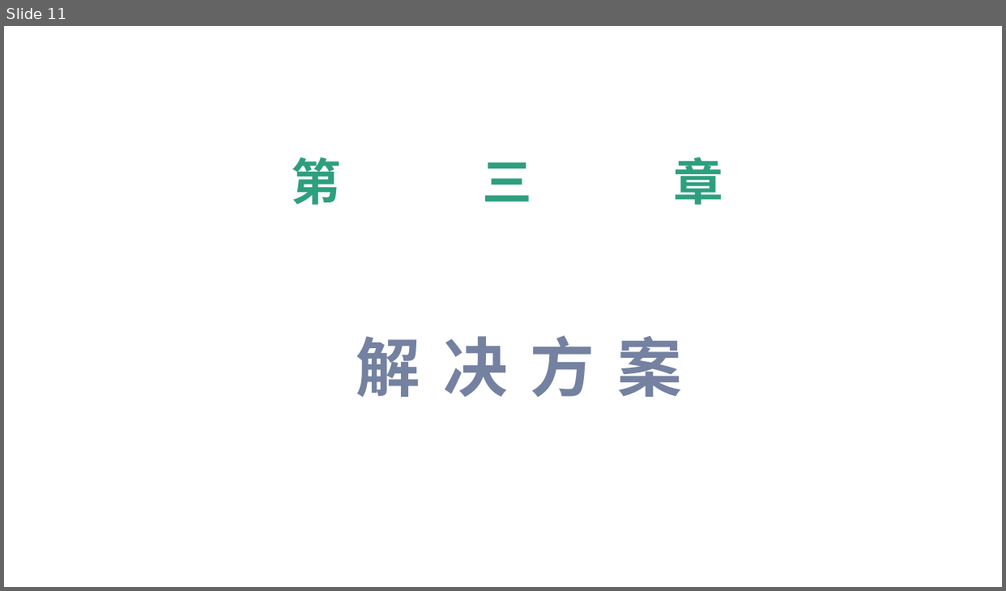
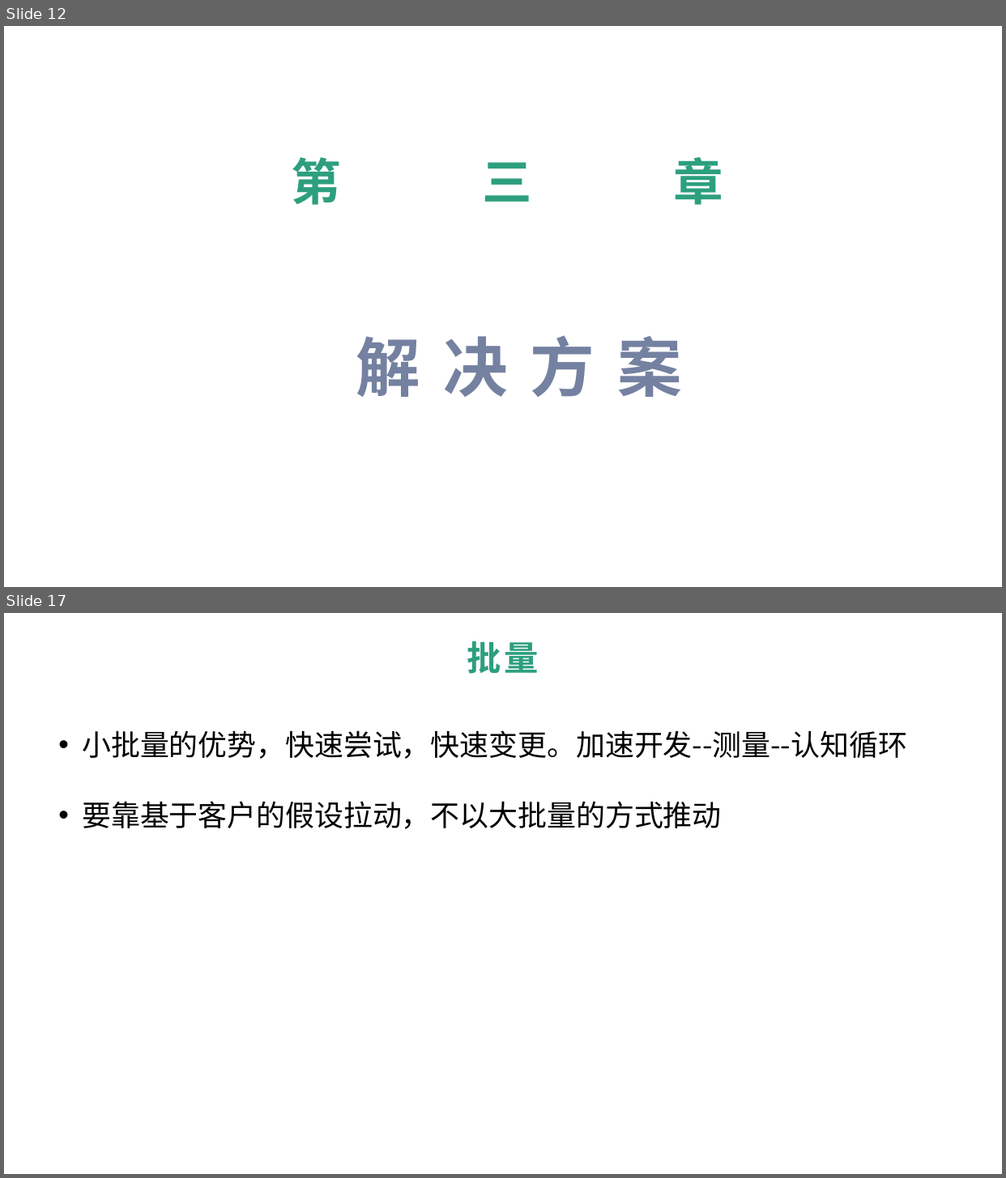
Before and after one commit to tigerlw/product-design, a slide deck: Lean_agile.pptx. Shown one above the other, each under a label of ours: slide 11 before the commit, slides 12 and 17 after it; the slides between them are not shown. The pictures are 1006x591 and 1006x1178 pixels, drawn with LibreOffice and Linux fonts; fonts in the diff are those of the drawing; background and template pictures are left out. Boxes give left, top, right and bottom in pixels: in the first picture for what was removed or moved away, otherwise in the second. Text is boxed around its words. In the diff, an @@ line names an element or a change of style, - is before the commit and + after.

```diff
--- a/Lean_agile.pptx
+++ b/Lean_agile.pptx
@@ slide 17 added at box(4, 613, 1002, 1174), background picture (left out) @@
@@ text added at box(467, 641, 539, 674), 33 pt, text #2D9F7E, bold @@
+批量
@@ text added at box(82, 730, 907, 829), 28 pt, text #000000 @@
+• 小批量的优势，快速尝试，快速变更。加速开发--测量--认知循环
+• 要靠基于客户的假设拉动，不以大批量的方式推动
@@ what was slide 11 is now slide 12 @@
```
Also in this commit, not shown: 17 other slides added, 21 slides removed, 1 other file.
